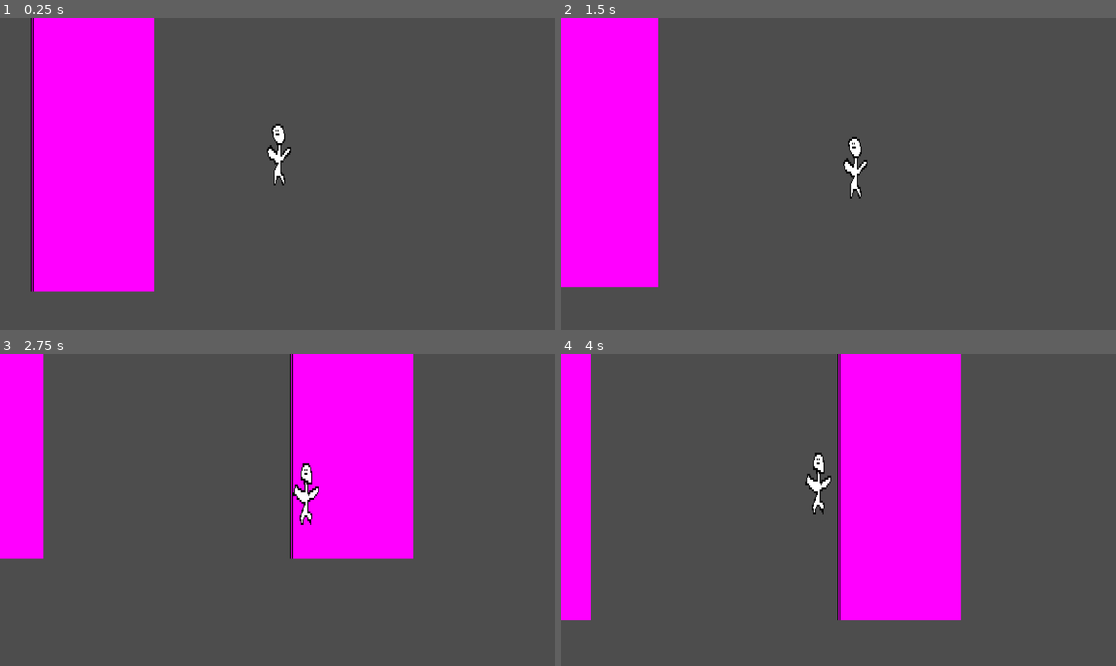
Above: before the commit, frames 1-4 (two rows, left to right).
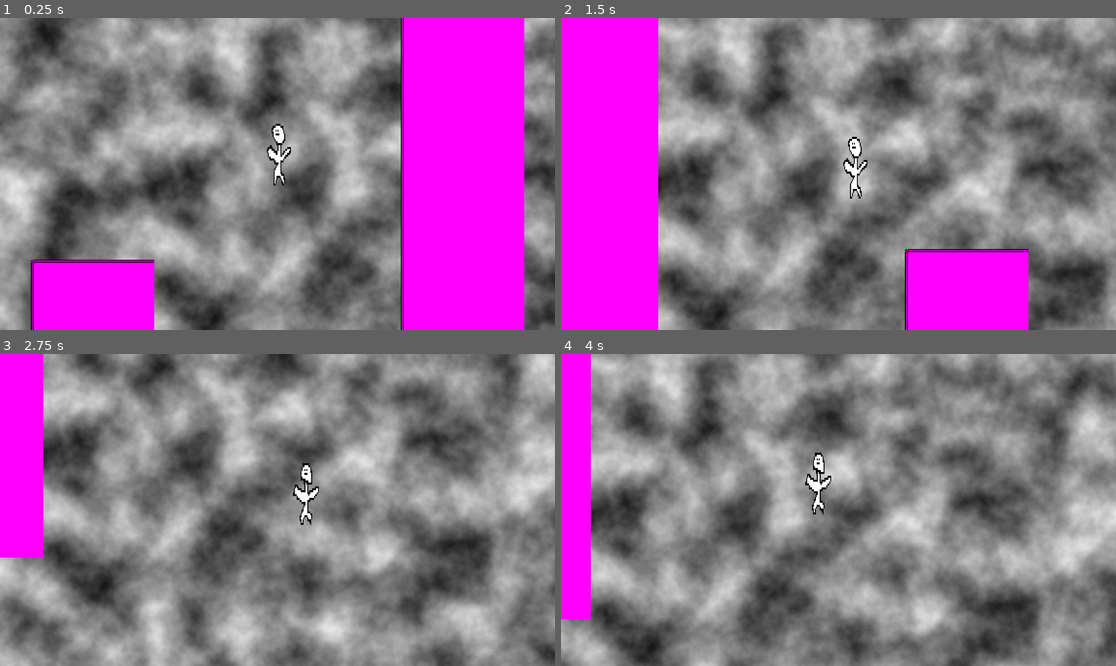
Above: after the commit, the same moments.

Repository: Tejty/ticketless
Game: Godot game, scene res://scenes/game.tscn
Two runs of this game, one before a commit and one after it. Both use one fixed random seed, a clock stepped at 60 frames per second and the inputs below.
Inputs:
- Up to frame 1 (0.25 s): no input
- Up to frame 2 (1.5 s): hold D (right) 0.53-1.28 s; tap E (interact) at 0.6, 1.35 s; hold S (down) from 1.28 s (still down)
- Up to frame 3 (2.75 s): release S (down) at 2.03 s; hold D (right) from 2.03 s (still down); tap E (interact) at 2.1 s
- Up to frame 4 (4 s): release D (right) at 2.78 s; hold W (up) 2.78-3.53 s; tap E (interact) at 2.85, 3.6 s; hold A (left) from 3.53 s (still down)

The runs differ from the first frame. In frame 1, 83% of the frame differs, in the area x 0-100%, y 0-100%; in frame 2, 66%; in frame 3, 75%; in frame 4, 75%.

Commit message:
Basic train riding

Diff:
--- a/scenes/game.tscn
+++ b/scenes/game.tscn
@@ -4,6 +4,13 @@
 [ext_resource type="PackedScene" uid="uid://c6om8ryyyrsre" path="res://scenes/player/player.tscn" id="2_lnu2h"]
 [ext_resource type="PackedScene" uid="uid://y41x08aorkje" path="res://scenes/system/train.tscn" id="3_lnu2h"]
 [ext_resource type="Script" uid="uid://cek8rxqg758yc" path="res://scripts/StationManager.gd" id="4_lbhrr"]
+
+[sub_resource type="FastNoiseLite" id="FastNoiseLite_lbhrr"]
+
+[sub_resource type="NoiseTexture2D" id="NoiseTexture2D_iywne"]
+width = 2560
+height = 10240
+noise = SubResource("FastNoiseLite_lbhrr")
 
 [node name="Game" type="Node2D" unique_id=1182745371]
 
@@ -56,3 +63,6 @@
 [node name="StationManager" type="Node" parent="StationSystem" unique_id=1639767292 node_paths=PackedStringArray("stops")]
 script = ExtResource("4_lbhrr")
 stops = [NodePath("../Stations/Station5"), NodePath("../Stations/Station4"), NodePath("../Stations/Station3"), NodePath("../Stations/Station2"), NodePath("../Stations/Station1")]
+
+[node name="Ground" type="Sprite2D" parent="." unique_id=1222209149]
+texture = SubResource("NoiseTexture2D_iywne")
--- a/scripts/Camera.gd
+++ b/scripts/Camera.gd
@@ -3,8 +3,25 @@
 @export var target: Node2D
 @export var speed: float = 1
 
+var _prev_parent: Node
+var _prev_parent_pos: Vector2
+
 func _ready() -> void:
-	position = target.position
+	_prev_parent = target.get_parent()
+	_prev_parent_pos = _prev_parent.global_position
+	position = target.global_position
 
 func _process(delta: float) -> void:
-	position = position + (target.position - position) * delta * speed
+	var parent := target.get_parent()
+	if parent != _prev_parent:
+		# Player changed parent (boarded/deboarded) — reset so no position jump.
+		_prev_parent = parent
+		_prev_parent_pos = parent.global_position
+
+	# Instantly apply the parent's (train's) movement so the camera rides with it.
+	var parent_pos: Vector2 = parent.global_position
+	position += parent_pos - _prev_parent_pos
+	_prev_parent_pos = parent_pos
+
+	# Smoothly lerp for the player's own input-driven movement.
+	position += (target.global_position - position) * delta * speed
--- a/scripts/Train.gd
+++ b/scripts/Train.gd
@@ -1,61 +1,76 @@
-# This script was made with the help of AI
 class_name Train extends Node2D
 
 signal teleported
 
-@export var direction: int = 1        # 1 = down, -1 = up
+@export var direction: int = 1           # 1 = down, -1 = up
 @export var dock_duration: float = 5.0
-@export var travel_duration: float = 4.0  # time to travel one full station
-@export var window_before: float = 0.5   # stations before player where train appears
-@export var window_after: float = 0.5   # stations past player before wrapping; must stay > 0.5
+@export var travel_duration: float = 4.0  # seconds per one station
 @export var rail_x: float = 0.0
 @export var initial_progress: float = 0.0
 @export var player: Node2D
 
 var progress: float = 0.0
-var _player_spos: float = 0.0   # exact player stationized pos, sampled at each wrap
-var _dock_station: float = 0.0  # nearest integer station to player, sampled at each wrap
+var _docked: bool = false
+var _dock_timer: float = 0.0
+var _prev_offset: int = 0
+var _passengers: Dictionary = {}  # body -> original_parent
 
 func _ready() -> void:
 	if player == null:
 		push_error("Train: player not set")
 	progress = initial_progress
-	call_deferred("_sample_player")
+	call_deferred("_init_offset")
 
-func _sample_player() -> void:
-	_player_spos = StationManager.instance.get_station_pos(player.global_position.y)
-	_dock_station = roundf(_player_spos)
+func _init_offset() -> void:
+	_prev_offset = floori(progress - _player_spos() + 0.5)
+
+func _player_spos() -> float:
+	return StationManager.instance.get_station_pos(player.global_position.y)
+
+func _process(_delta: float) -> void:
+	# Boarding: Area2D overlap works normally for bodies not yet reparented.
+	for body: Node2D in $Area2D.get_overlapping_bodies():
+		if body not in _passengers:
+			_passengers[body] = body.get_parent()
+			body.reparent(self, true)
+
+	# Deboarding: once reparented, the body vanishes from get_overlapping_bodies(),
+	# so check bounds manually instead. The body's position is now local to the train.
+	if not _passengers.is_empty():
+		var cs := $Area2D/CollisionShape2D
+		var half := (cs.shape as RectangleShape2D).size * 0.5
+		var center: Vector2 = $Area2D.position + cs.position
+		var to_deboard: Array[Node2D] = []
+		for body: Node2D in _passengers.keys():
+			var rel := body.position - center
+			if absf(rel.x) > half.x or absf(rel.y) > half.y:
+				to_deboard.append(body)
+		for body in to_deboard:
+			var orig: Node = _passengers[body]
+			_passengers.erase(body)
+			body.reparent(orig, true)
 
 func _physics_process(delta: float) -> void:
-	progress += delta / _cycle_duration()
-	if progress >= 1.0:
-		progress -= 1.0
-		_sample_player()
+	if _docked:
+		_dock_timer -= delta
+		if _dock_timer <= 0.0:
+			_docked = false
+	else:
+		progress += direction * delta / travel_duration
+		if direction > 0 and progress >= 1.0:
+			progress = fmod(progress, 1.0)
+			_docked = true
+			_dock_timer = dock_duration
+		elif direction < 0 and progress < 0.0:
+			progress = 1.0 + fmod(progress, 1.0)
+			_docked = true
+			_dock_timer = dock_duration
+
+	var ps := _player_spos()
+	var offset := floori(progress - ps + 0.5)
+
+	if (offset - _prev_offset) * direction > 0:
 		teleported.emit()
-	global_position = _position_at(progress)
+	_prev_offset = offset
 
-func _position_at(p: float) -> Vector2:
-	var sm := StationManager.instance
-	var cycle := _cycle_duration()
-
-	# Approach distance varies slightly depending on where the dock snapped to
-	# relative to the exact player position. Total travel distance is always constant.
-	var approach_dist := window_before + direction * (_dock_station - _player_spos)
-	var t_arrive := travel_duration * approach_dist / cycle
-	var t_depart := t_arrive + dock_duration / cycle
-
-	var spos: float
-	if p < t_arrive:
-		spos = lerpf(_player_spos - direction * window_before,
-				_dock_station, p / t_arrive)
-	elif p < t_depart:
-		spos = _dock_station
-	else:
-		spos = lerpf(_dock_station,
-				_player_spos + direction * window_after,
-				(p - t_depart) / (1.0 - t_depart))
-
-	return Vector2(rail_x, sm.get_world_y(spos))
-
-func _cycle_duration() -> float:
-	return travel_duration * (window_before + window_after) + dock_duration
+	global_position = Vector2(rail_x, StationManager.instance.get_world_y(progress - offset))
Binary file removed: assets/tiles/ground.jpg
Not shown, removed: assets/tiles/ground.jpg.import
